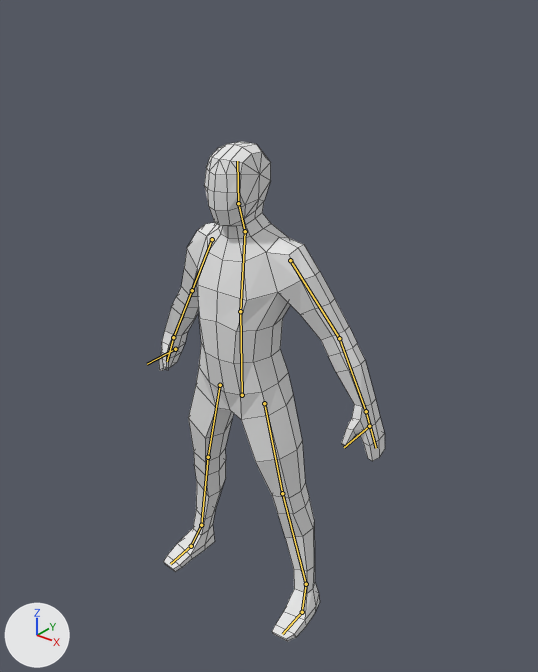
The Blender file client/assets/blend_models/player_walk.blend as it was, and as the next commit left it.
Both versions are drawn from a 50 mm camera at (3.63, -4.17, 5.33) aimed at (0.13, 0.2, 2.62). The axes (+X, +Y, +Z) are drawn at lower left. The lights are the same throughout. The bones that bend it are drawn over the model as lines. Mesh edges are drawn as thin lines.
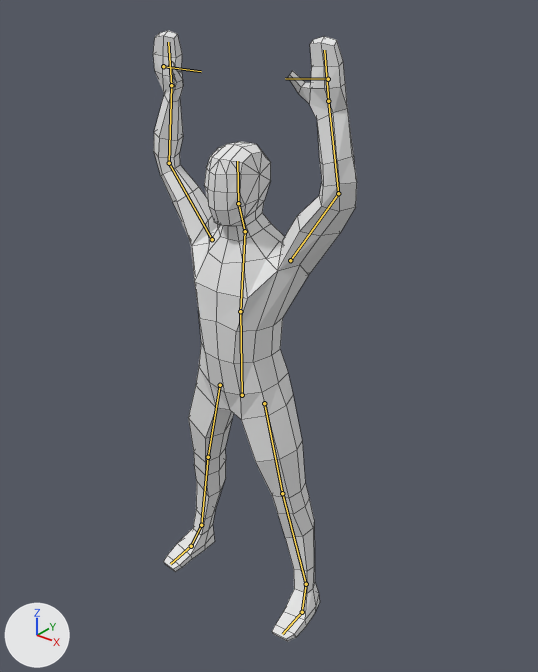
The newer file adds an action. The first version stands in its rest pose; the second is drawn at frame 10 of the action 'arms_up'.

What differs and where, as boxes (x1, y1, x2, y2) in the pictures (538 x 672 px):
'Cube', posed (10% narrower, 22% taller)
    before: (159, 141, 385, 642)
    after: (153, 31, 357, 642)
bone 'UpperArm.L', root to tip
    before: (290, 260) to (339, 338)
    after: (290, 260) to (338, 193)
bone 'LowerArm.L', root to tip
    before: (339, 338) to (366, 411)
    after: (338, 193) to (328, 101)
bone 'Hand.L', root to tip
    before: (366, 411) to (376, 448)
    after: (328, 101) to (324, 50)
bone 'UpperArm.R', root to tip
    before: (212, 239) to (192, 290)
    after: (212, 239) to (169, 163)
bone 'LowerArm.R', root to tip
    before: (192, 290) to (173, 337)
    after: (169, 163) to (171, 85)
bone 'Hand.R', root to tip
    before: (173, 337) to (167, 361)
    after: (171, 85) to (168, 42)

The change in detail:
Bone 'UpperArm.L' (bone_upperarm_l) turns from (0, 0, 0) to (113, 5, -34) degrees about its own x, y and z.
Bone 'LowerArm.L' (bone_lowerarm_l) turns from (0, 0, 0) to (42, -9, -28) degrees about its own x, y and z.
Bone 'Hand.L' (bone_hand_l) turns from (0, 0, 0) to (3, -38, 0) degrees about its own x, y and z.
Bone 'UpperArm.R' (bone_upperarm_r) turns from (0, 0, 0) to (-109, -4, -39) degrees about its own x, y and z.
Bone 'LowerArm.R' (bone_lowerarm_r) turns from (0, 0, 0) to (-42, -6, -19) degrees about its own x, y and z.
Bone 'Hand.R' (bone_hand_r) turns from (0, 0, 0) to (-1, 52, 0) degrees about its own x, y and z.
